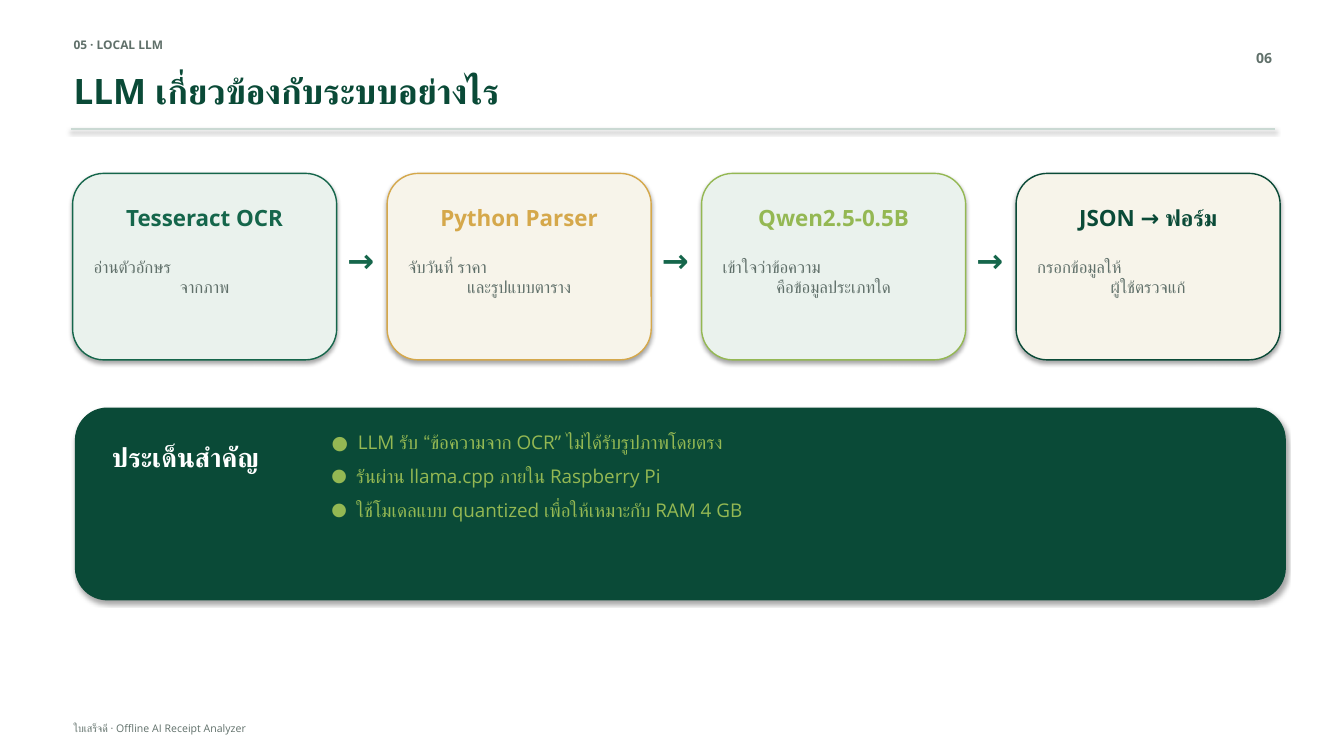
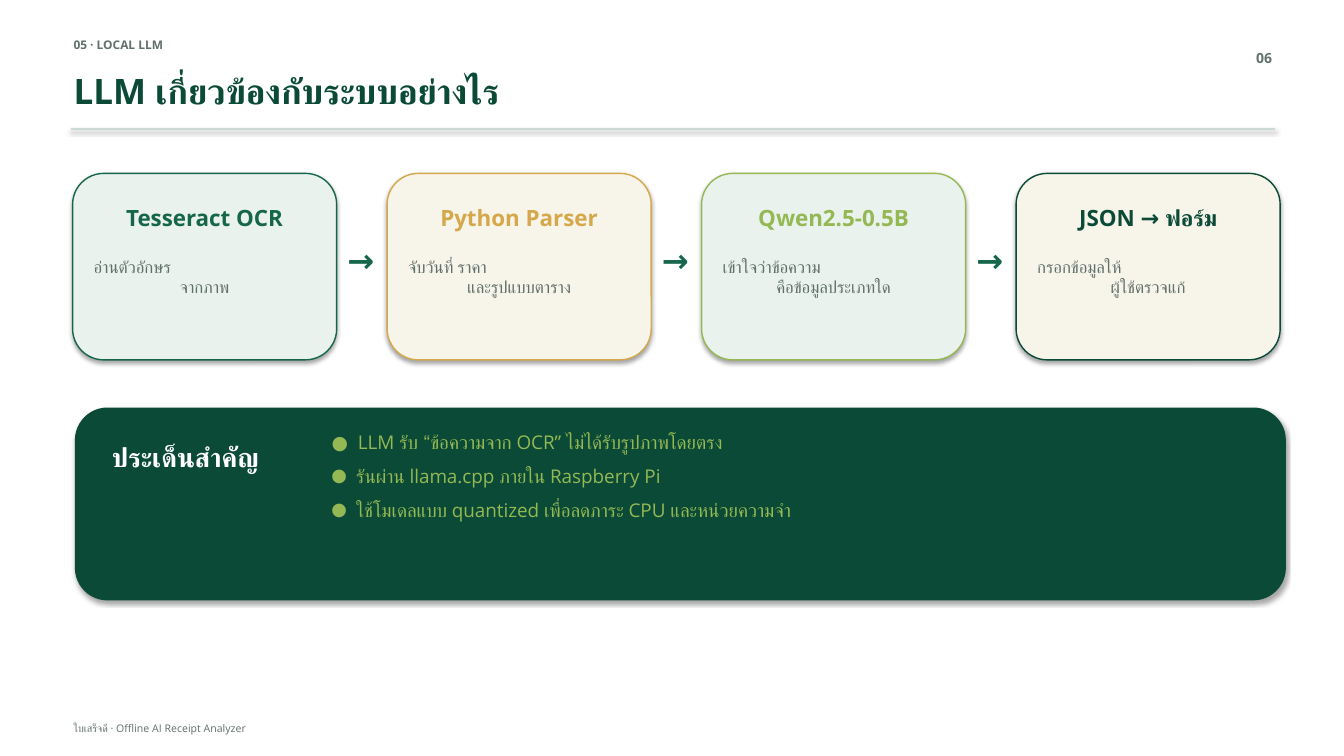
Before and after one commit to 67160384/ProjectIOT, a slide deck: slide 6 of docs/สไลด์นำเสนอ-ใบเสร็จดี.pptx. Drawn at 1344x756 pixels with LibreOffice and Linux fonts; fonts in the diff are those of the drawing. Boxes give left, top, right and bottom in pixels: in the first picture for what was removed or moved away, otherwise in the second. Text is boxed around its words. In the diff, an @@ line names an element or a change of style, - is before the commit and + after.

```diff
--- a/docs/สไลด์นำเสนอ-ใบเสร็จดี.pptx
+++ b/docs/สไลด์นำเสนอ-ใบเสร็จดี.pptx
@@ text at (356,502,791,522): text changed @@
-● ใช้โมเดลแบบ quantized เพื่อให้เหมาะกับ RAM 4 GB
+● ใช้โมเดลแบบ quantized เพื่อลดภาระ CPU และหน่วยความจำ
```
Also in this commit, not shown: 10 other files.
